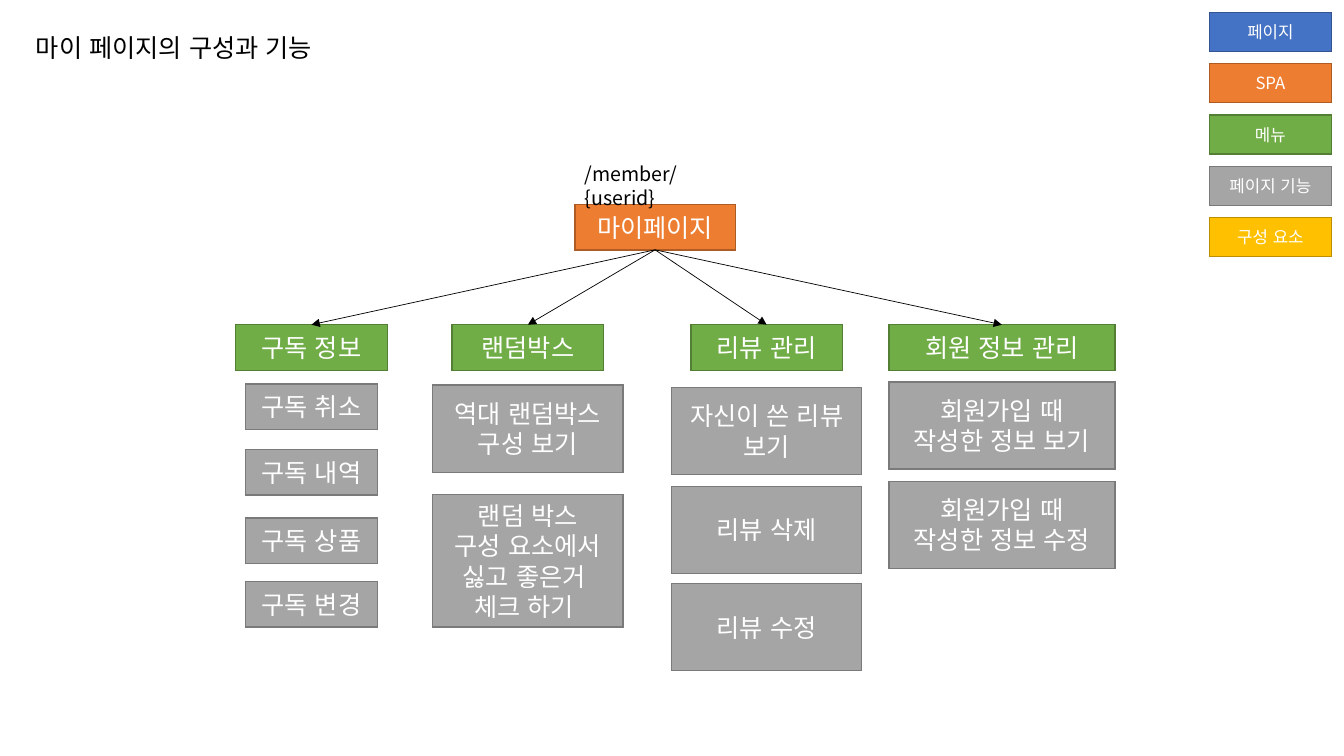
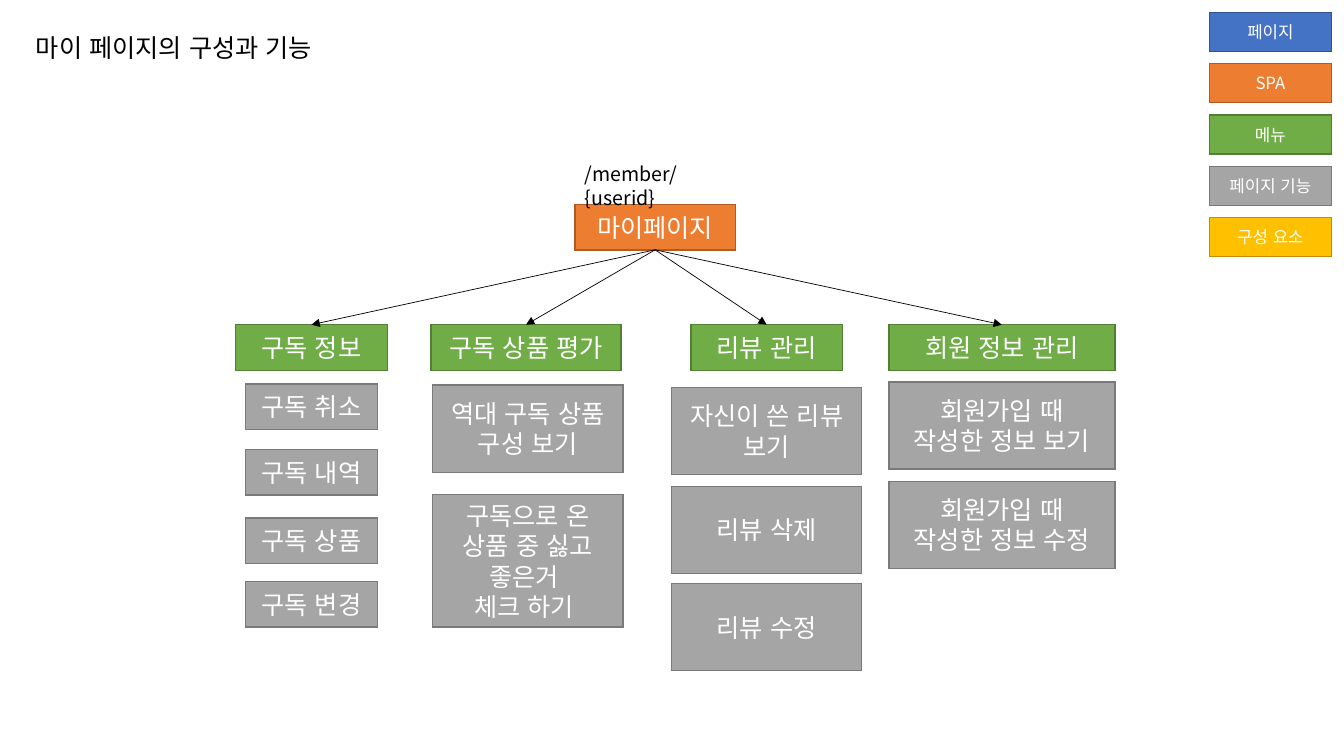
Before and after one commit to jihunz/HiSnack, a slide deck: slide 5 of document/ppt/Hi Snack! 페이지 구성.pptx. Drawn at 1344x756 pixels with LibreOffice and Linux fonts; fonts in the diff are those of the drawing. Boxes give left, top, right and bottom in pixels: in the first picture for what was removed or moved away, otherwise in the second. Text is boxed around its words. In the diff, an @@ line names an element or a change of style, - is before the commit and + after.

Commit message:
docs: 페이지 구성 ppt 수정(태그 페이지)

```diff
--- a/document/ppt/Hi Snack! 페이지 구성.pptx
+++ b/document/ppt/Hi Snack! 페이지 구성.pptx
@@ rectangle "구독 상품 평가": place and size @@
-rectangle "구독 상품 평가" at (452, 325, 603, 370)
+rectangle "구독 상품 평가" at (432, 325, 622, 370)
@@ text in rectangle at (449, 336, 602, 359): text changed @@
-랜덤박스
+구독 상품 평가
@@ text in rectangle at (451, 402, 604, 455): text changed @@
-역대 랜덤박스 구성 보기
+역대 구독 상품 구성 보기
@@ text in rectangle at (463, 505, 592, 588): text changed @@
-랜덤 박스
-구성 요소에서
-싫고 좋은거
+구독으로 온
+상품 중 싫고 좋은거
```
Also in this commit, not shown: 2 other slides changed, 1 slide removed.
